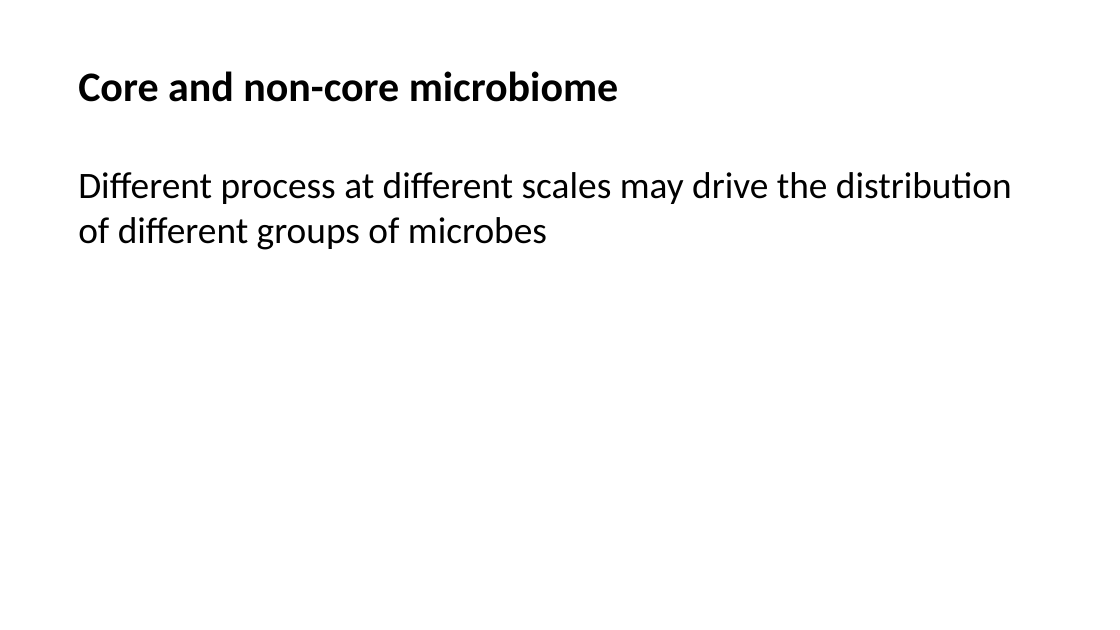
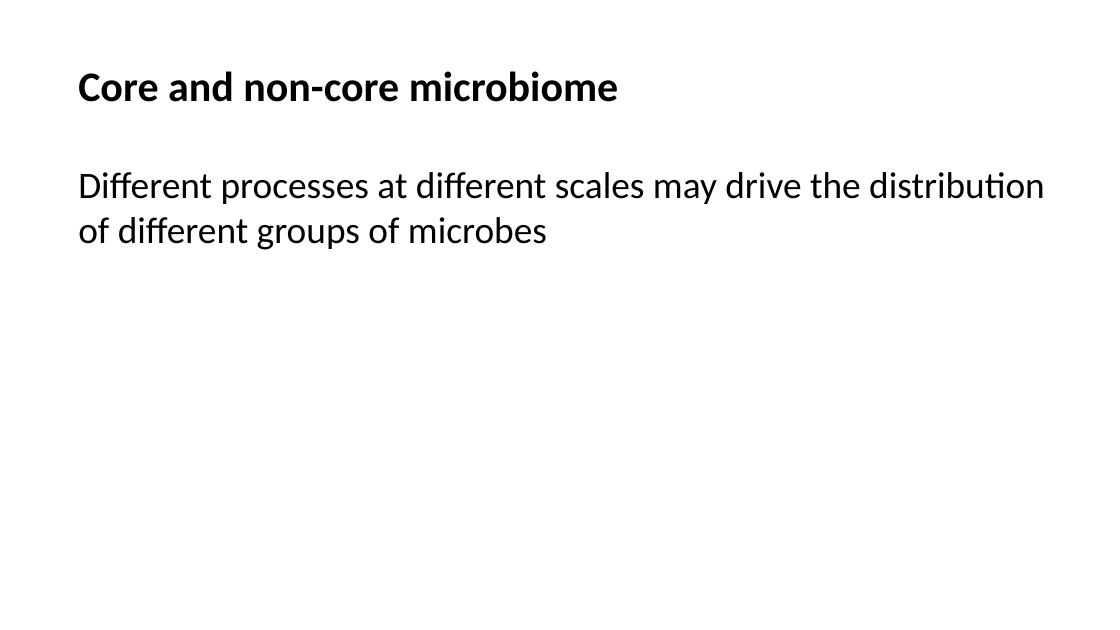
Before and after one commit to Ecological-Complexity-Lab/Microbiome_Structure_Madagascar, a slide deck: slide 8 of presentations/project story.pptx. Drawn at 1120x630 pixels with LibreOffice and Linux fonts; fonts in the diff are those of the drawing. Boxes give left, top, right and bottom in pixels: in the first picture for what was removed or moved away, otherwise in the second. Text is boxed around its words. In the diff, an @@ line names an element or a change of style, - is before the commit and + after.

```diff
--- a/presentations/project story.pptx
+++ b/presentations/project story.pptx
@@ text at <box>78,172,1045,250</box>: text changed @@
-Different process at different scales may drive the distribution of different groups of microbes
+Different processes at different scales may drive the distribution of different groups of microbes
```
